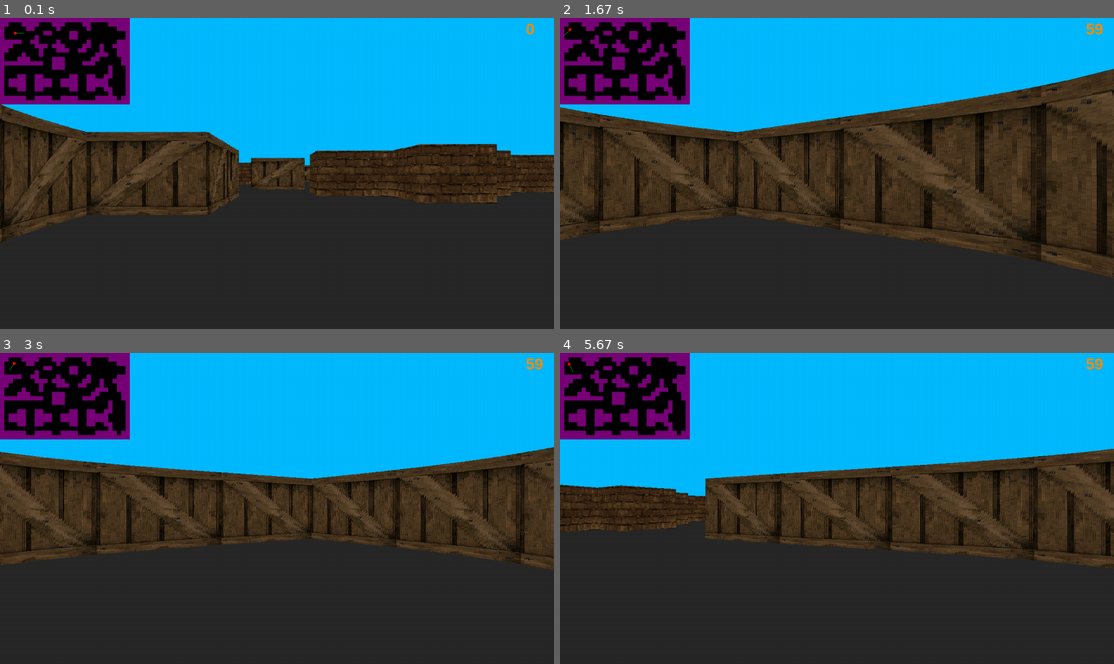
Above: before the commit, frames 1-4 (two rows, left to right).
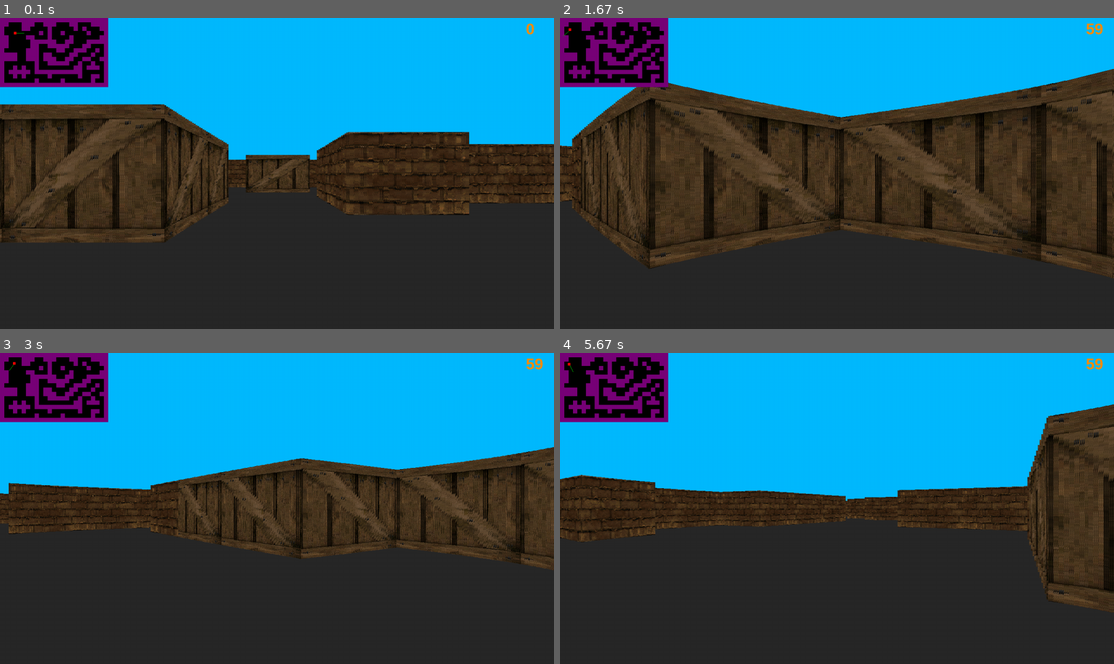
Above: after the commit, the same moments.

Repository: bo1ledOwl/YandexLyceumPyGameProject
Game: pygame game, started from main.py
Same seed, same stepped clock (60 frames per second), same inputs: the game is played once before the commit and once after it.
Inputs (mouse positions are in pixels of both pictures, inside the frame that each line leads up to):
- Up to frame 1 (0.1 s): no input
- Up to frame 2 (1.67 s): hold D 0.33-0.8 s; move the mouse to (814, 185) at 0.37 s; hold W 0.83-1.13 s; move the mouse to (1014, 164) at 0.87 s; hold D 1.17-1.63 s; move the mouse to (704, 176) at 1.2 s
- Up to frame 3 (3 s): hold A 1.67-2.2 s; move the mouse to (105, 461) at 1.7 s; hold S 2.23-2.53 s; move the mouse to (360, 399) at 2.27 s; hold A 2.57-2.97 s; move the mouse to (343, 536) at 2.6 s
- Up to frame 4 (5.67 s): hold W 3-3.37 s; move the mouse to (848, 402) at 3.03 s; hold D 3.4-4.03 s; move the mouse to (637, 499) at 3.43 s; hold S 4.07-4.43 s; move the mouse to (842, 539) at 4.1 s; hold A 4.47-4.93 s; move the mouse to (820, 455) at 4.5 s; hold D 4.97-5.43 s; move the mouse to (981, 558) at 5 s; hold W from 5.47 s (still down); move the mouse to (748, 405) at 5.5 s

The runs differ from the first frame. In frame 1, 17% of the frame differs, in the area x 0-100%, y 0-73%; in frame 2, 15%; in frame 3, 15%; in frame 4, 20%, in the area x 0-100%, y 0-84%.

Commit message:
фикс фпс на углах стен

Diff:
--- a/player.py
+++ b/player.py
@@ -9,14 +9,22 @@
         self.x, self.y = start_coords
         self.angle = PLAYER_ANGLE
 
+    @staticmethod
+    def check_sign(n):
+        if n >= 0:
+            return 1
+        return -1
+
     def check_intersection(self, dx, dy):
-        if not map_coords(self.x + (PLAYER_SPEED + WALL_SAFE_RANGE), self.y) in world_map and dx > 0:
+        if not map_coords(self.x + self.check_sign(dx) * (PLAYER_SPEED + WALL_SAFE_RANGE), self.y) in world_map and \
+                map_coords(self.x, self.y + self.check_sign(dy) * (PLAYER_SPEED + WALL_SAFE_RANGE)) in world_map:
             self.x += dx
-        elif not map_coords(self.x - (PLAYER_SPEED + WALL_SAFE_RANGE), self.y) in world_map and dx < 0:
+        if not map_coords(self.x, self.y + self.check_sign(dy) * (PLAYER_SPEED + WALL_SAFE_RANGE)) in world_map and \
+                map_coords(self.x + self.check_sign(dx) * (PLAYER_SPEED + WALL_SAFE_RANGE), self.y) in world_map:
+            self.y += dy
+        elif not map_coords(self.x + self.check_sign(dx) * (PLAYER_SPEED + WALL_SAFE_RANGE),
+                            self.y + self.check_sign(dy) * (PLAYER_SPEED + WALL_SAFE_RANGE)) in world_map:
             self.x += dx
-        if not map_coords(self.x, self.y + (PLAYER_SPEED + WALL_SAFE_RANGE)) in world_map and dy > 0:
-            self.y += dy
-        elif not map_coords(self.x, self.y - (PLAYER_SPEED + WALL_SAFE_RANGE)) in world_map and dy < 0:
             self.y += dy
 
     def movement(self):
--- a/settings.py
+++ b/settings.py
@@ -30,7 +30,7 @@
 PLAYER_ANGLE = 0
 PLAYER_SPEED = 1
 PLAYER_ROTATE_SPEED = 1 * (60 / FPS) / 5
-WALL_SAFE_RANGE = 7
+WALL_SAFE_RANGE = 8
 
 # цвета
 WHITE = (255, 255, 255)
Binary file changed: maps/map.png
